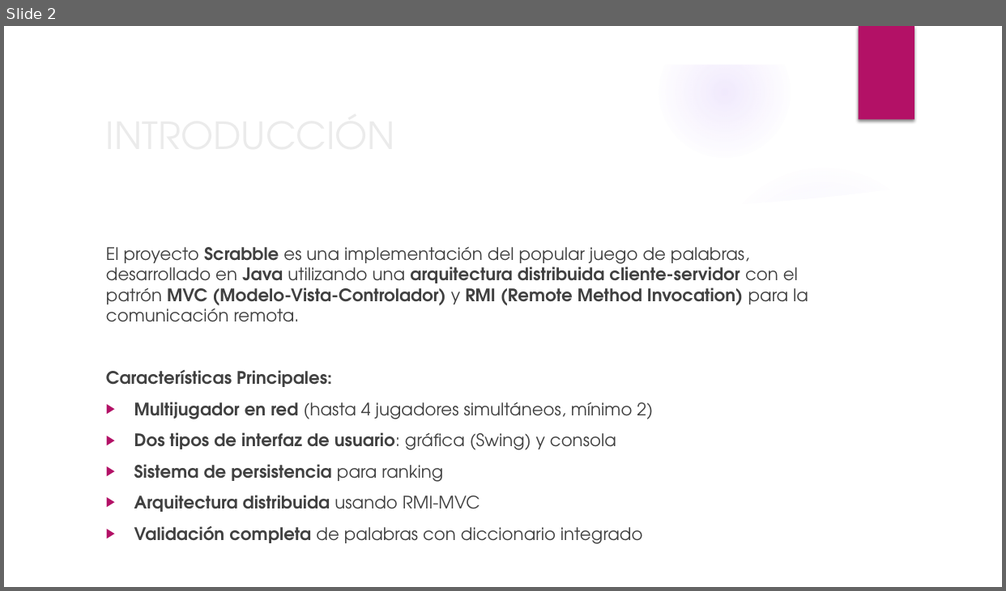
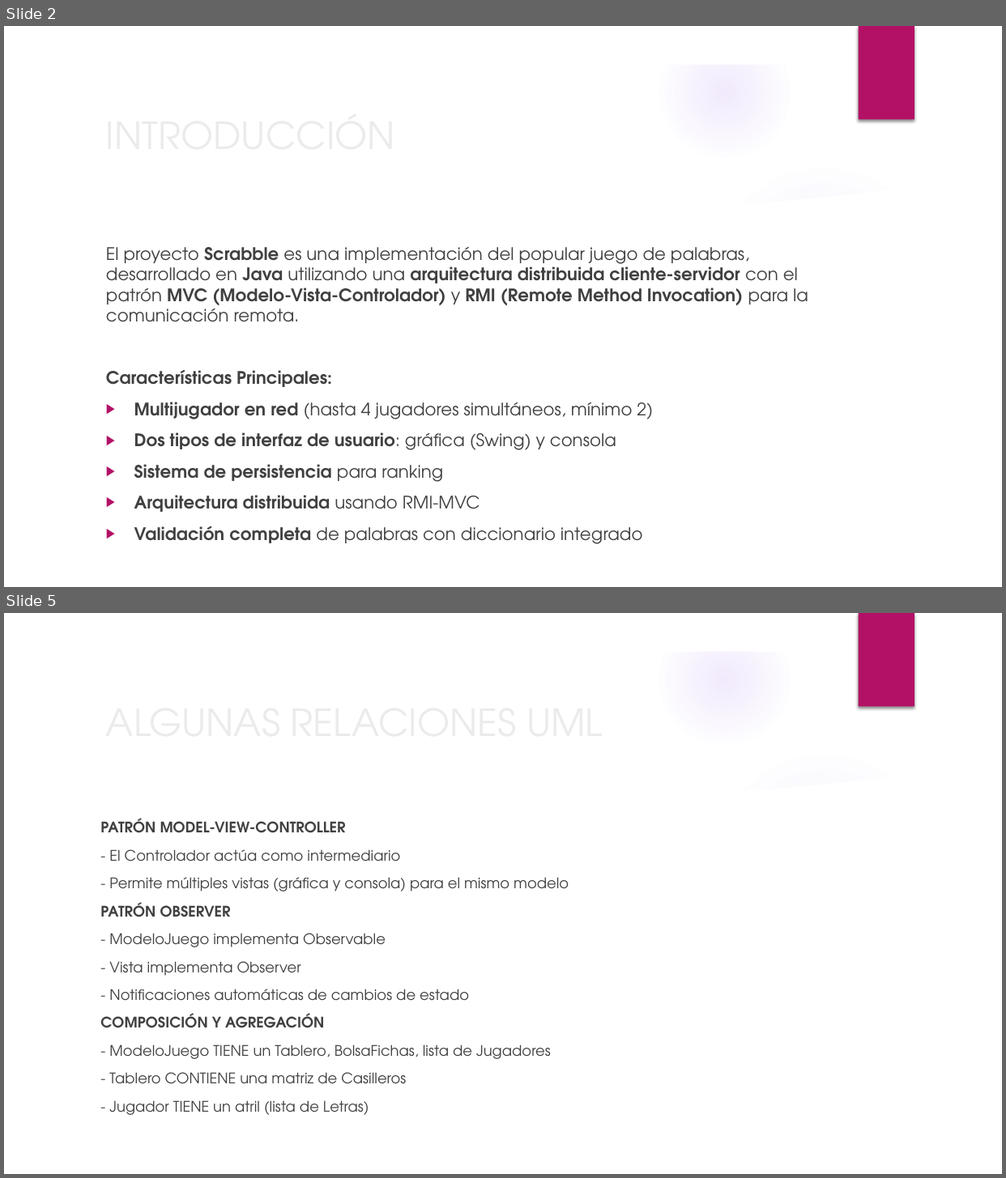
Before and after one commit to BinaryJuan/scrabble-poo, a slide deck: SCRABBLE.pptx. Shown one above the other, each under a label of ours: slide 2 before the commit, slides 2 and 5 after it; the slides between them are not shown. The pictures are 1006x591 and 1006x1178 pixels, drawn with LibreOffice and Linux fonts; fonts in the diff are those of the drawing; background and template pictures are left out. Boxes give left, top, right and bottom in pixels: in the first picture for what was removed or moved away, otherwise in the second. Text is boxed around its words. In the diff, an @@ line names an element or a change of style, - is before the commit and + after.

```diff
--- a/SCRABBLE.pptx
+++ b/SCRABBLE.pptx
@@ slide 5 added at box(4, 613, 1002, 1174), background picture (left out); not listed: 9 template elements that a slide beside it also shows @@
@@ title added at box(98, 692, 816, 750), 36 pt, text #EBEBEB @@
+ALGUNAS RELACIONES UML
@@ text added at box(100, 818, 569, 1115), 14 pt, text #404040 @@
+PATRÓN MODEL-VIEW-CONTROLLER
+- El Controlador actúa como intermediario
+- Permite múltiples vistas (gráfica y consola) para el mismo modelo
+PATRÓN OBSERVER
+- ModeloJuego implementa Observable
+- Vista implementa Observer
+- Notificaciones automáticas de cambios de estado
+COMPOSICIÓN Y AGREGACIÓN
+- ModeloJuego TIENE un Tablero, BolsaFichas, lista de Jugadores
+- Tablero CONTIENE una matriz de Casilleros
+- Jugador TIENE un atril (lista de Letras)
```
Also in this commit, not shown: 2 other slides added.
